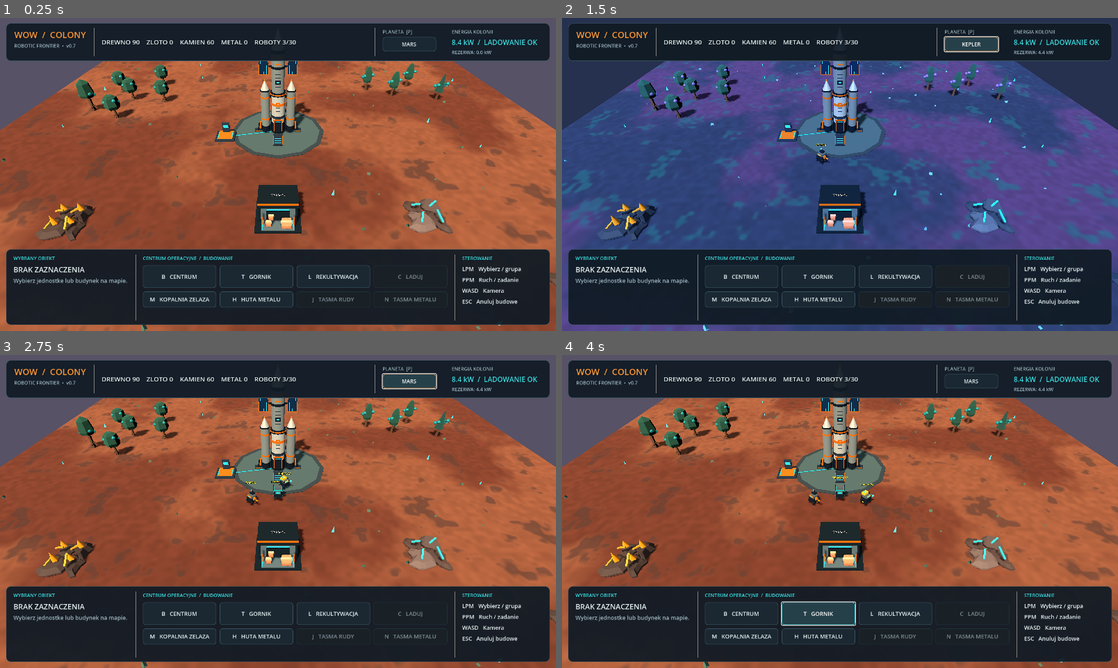
Above: before the commit, frames 1-4 (two rows, left to right).
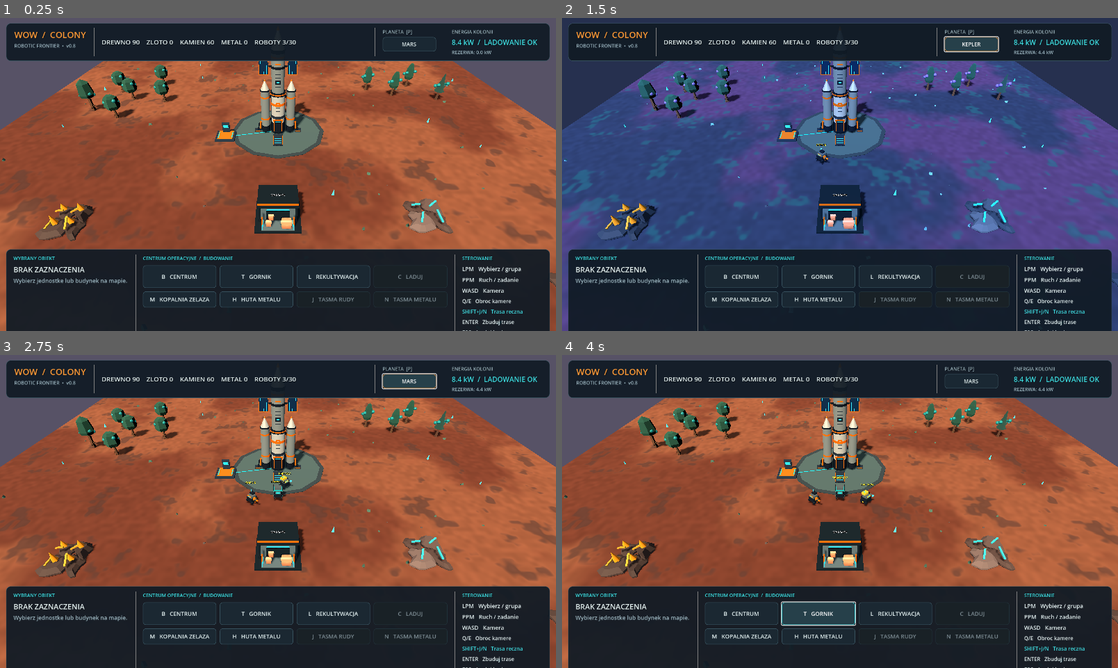
Above: after the commit, the same moments.

Repository: serafin1367/wow
Game: Godot game, scene res://scenes/main.tscn
Two runs of this game, one before a commit and one after it. Both use one fixed random seed, a clock stepped at 60 frames per second and the inputs below.
Inputs:
- Up to frame 1 (0.25 s): no input
- Up to frame 2 (1.5 s): click "MARS" at 0.5 s; click "ZIEMIA" at 1.25 s
- Up to frame 3 (2.75 s): click "KEPLER" at 2 s
- Up to frame 4 (4 s): click "B CENTRUM" at 2.75 s; click "T GORNIK" at 3.5 s

The runs differ from the first frame. In frame 1, 2.2% of the frame differs, in the area x 1-99%, y 8-100%; in frame 2, 2.2%; in frame 3, 2.2%; in frame 4, 2.2%.

Commit message:
ui: document manual belt routing controls and WOW 0.8 command HUD

Diff:
--- a/scripts/colony_hud.gd
+++ b/scripts/colony_hud.gd
@@ -85,7 +85,7 @@
 	branding.custom_minimum_size.x = 150
 	row.add_child(branding)
 	branding.add_child(_label("WOW  /  COLONY", 20, ORANGE, true))
-	branding.add_child(_label("ROBOTIC FRONTIER  •  v0.7", 11, MUTED))
+	branding.add_child(_label("ROBOTIC FRONTIER  •  v0.8", 11, MUTED))
 	row.add_child(VSeparator.new())
 
 	resource_label = _label("", 15, TEXT, true)
@@ -188,11 +188,11 @@
 	smelter_button.custom_minimum_size.y = 37
 	smelter_button.pressed.connect(func(): smelter_requested.emit())
 	factory_actions.add_child(smelter_button)
-	ore_belt_button = _action_button("J   TASMA RUDY", "5 metalu: polacz kopalnie z huta", ORANGE)
+	ore_belt_button = _action_button("J   TASMA RUDY", "J = automatycznie, Shift+J = recznie (LPM punkty, Enter buduj)", ORANGE)
 	ore_belt_button.custom_minimum_size.y = 37
 	ore_belt_button.pressed.connect(func(): ore_conveyor_requested.emit())
 	factory_actions.add_child(ore_belt_button)
-	metal_belt_button = _action_button("N   TASMA METALU", "8 metalu: polacz hute z magazynem", TURQUOISE)
+	metal_belt_button = _action_button("N   TASMA METALU", "N = automatycznie, Shift+N = recznie (LPM punkty, Enter buduj)", TURQUOISE)
 	metal_belt_button.custom_minimum_size.y = 37
 	metal_belt_button.pressed.connect(func(): metal_conveyor_requested.emit())
 	factory_actions.add_child(metal_belt_button)
@@ -211,7 +211,10 @@
 	help.add_child(_label("LPM   Wybierz / grupa", 13, TEXT))
 	help.add_child(_label("PPM   Ruch / zadanie", 13, TEXT))
 	help.add_child(_label("WASD   Kamera", 13, TEXT))
-	help.add_child(_label("ESC   Anuluj budowe", 13, TEXT))
+	help.add_child(_label("Q/E   Obroc kamere", 12, TEXT))
+	help.add_child(_label("SHIFT+J/N   Trasa reczna", 12, TURQUOISE))
+	help.add_child(_label("ENTER   Zbuduj trase", 12, TEXT))
+	help.add_child(_label("ESC   Anuluj budowe", 12, TEXT))
 
 
 func set_planet(planet: String) -> void:
